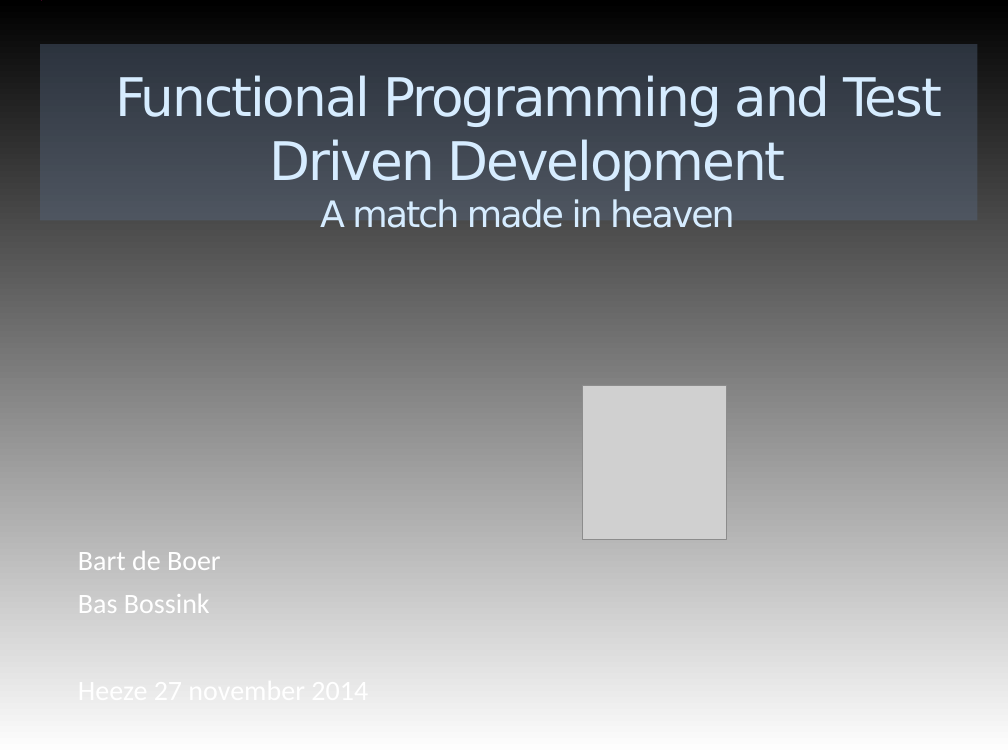
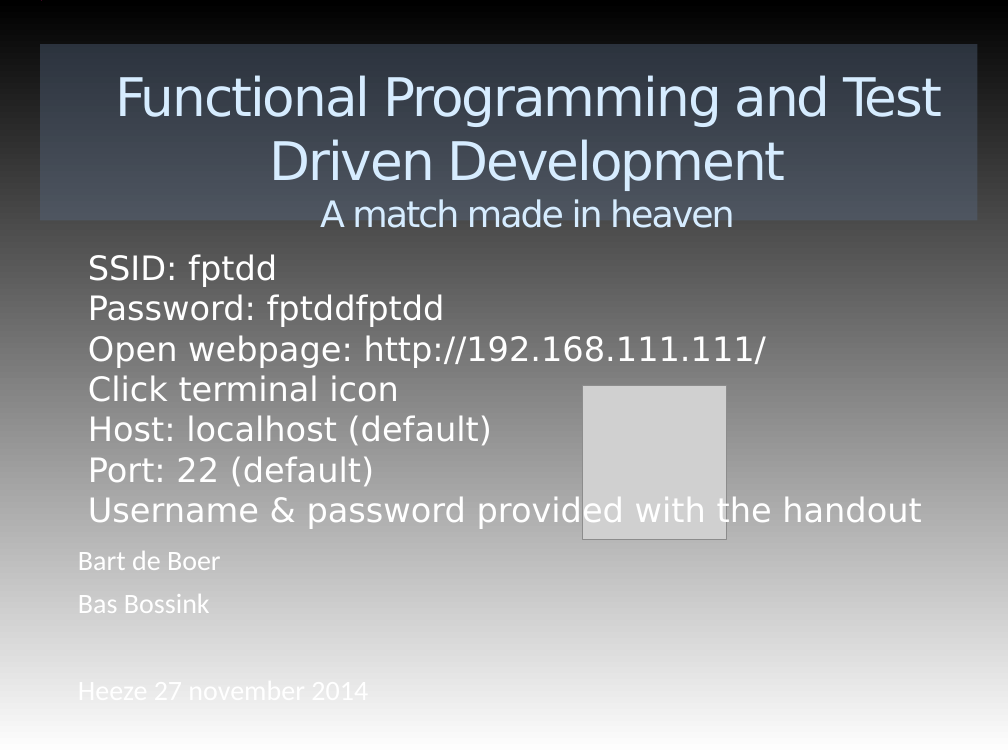
Before and after one commit to hightechict/fp-and-tdd, a slide deck: slide 1 of fp-and-tdd.odp. Drawn at 1008x756 pixels with LibreOffice and Linux fonts; fonts in the diff are those of the drawing; grey boxes stand for pictures; background and template pictures are left out. Boxes give left, top, right and bottom in pixels: in the first picture for what was removed or moved away, otherwise in the second. Text is boxed around its words. In the diff, an @@ line names an element or a change of style, - is before the commit and + after.

```diff
--- a/fp-and-tdd.odp
+++ b/fp-and-tdd.odp
@@ text added at [88, 254, 921, 529], 24 pt, text #FFFFFF @@
+SSID: fptdd
+Password: fptddfptdd
+Open webpage: http://192.168.111.111/
+Click terminal icon
+Host: localhost (default)
+Port: 22 (default)
+Username & password provided with the handout
```
Also in this commit, not shown: 1 other file.
